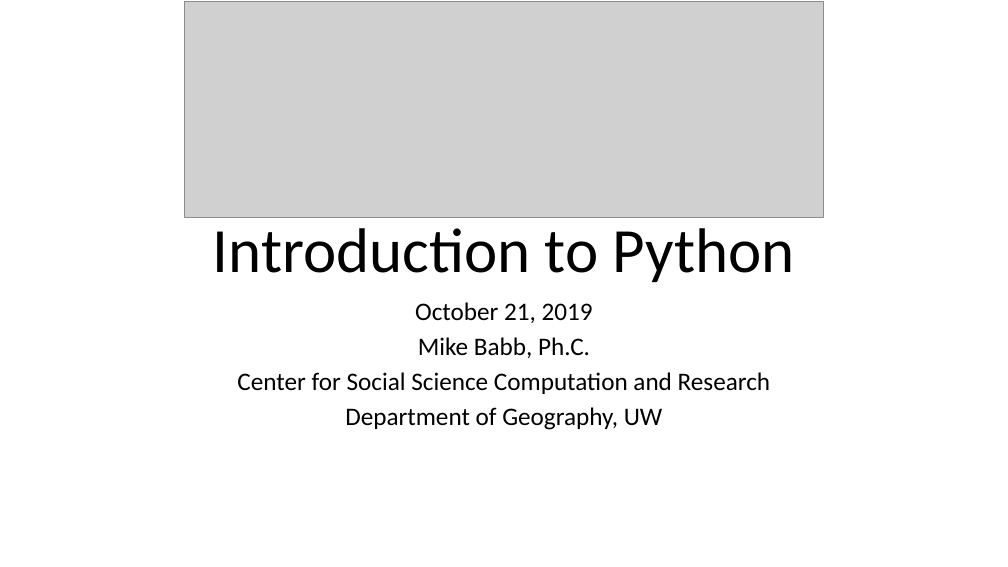
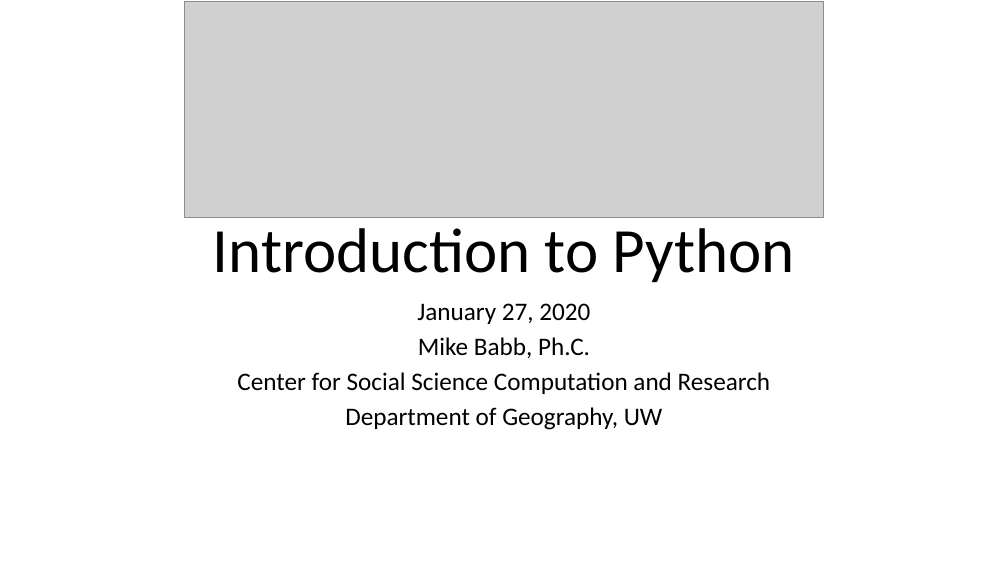
Before and after one commit to mike-babb/intro_to_python, a slide deck: slide 1 of Introduction to Python Splash Page.pptx. Drawn at 1008x567 pixels with LibreOffice and Linux fonts; fonts in the diff are those of the drawing; grey boxes stand for pictures. Boxes give left, top, right and bottom in pixels: in the first picture for what was removed or moved away, otherwise in the second. Text is boxed around its words. In the diff, an @@ line names an element or a change of style, - is before the commit and + after.

```diff
--- a/Introduction to Python Splash Page.pptx
+++ b/Introduction to Python Splash Page.pptx
@@ subtitle at (x1=417, y1=303, x2=590, y2=324): text changed @@
-October 21, 2019
+January 27, 2020
```
Also in this commit, not shown: 36 other files.
